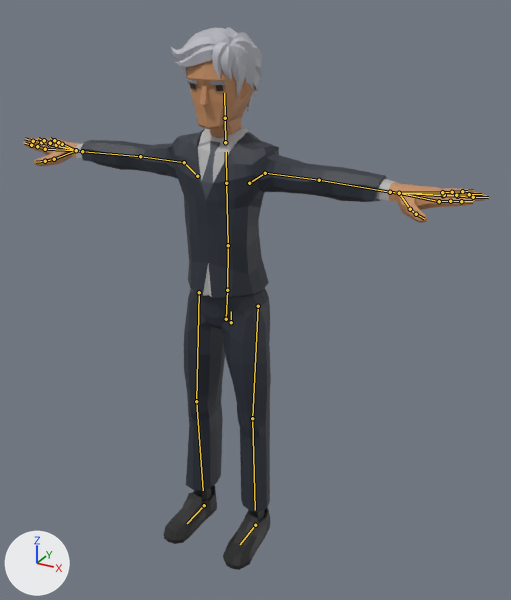
A saved change to the glTF model js/models/avatars/club-crowd-m6.glb.
One viewpoint serves both versions: a 50 mm lens placed at (1.182, -1.996, 1.96), pointed at (0.098, -0.024, 0.974). Every picture has the same lights, and +X, +Y and +Z are marked at lower left. The older version comes first. The bones that change, and the others that lie on the model, are drawn over the model as lines.

In view in the first picture: 'Suit_Body'.
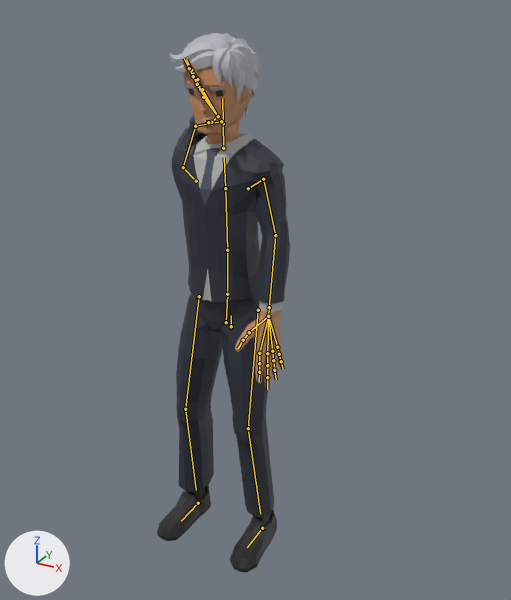
The newer file adds an action. The first version stands in its rest pose; the second is drawn at frame 62 of the action 'Smoke_Loop'.

The change, as a list of edits to the scene's bpy script:
```text
Change bone_body:
    where bone_body = bpy.data.objects['CharacterArmature'].pose.bones['Body']  # child of 'Root'
    bone_body.location: (0.0, 0.0, 0.0) -> (0.0, -0.015, 0.0)
Change bone_head:
    where bone_head = bpy.data.objects['CharacterArmature'].pose.bones['Head']  # child of 'Neck'
    bone_head.rotation_quaternion: (1.0, 0.0, 0.0, 0.0) -> (1.0, -0.012, 0.019, 0.001)  # degrees (0, 0, 0) -> degrees (-1, 2, 0)
Change bone_upperarm_l:
    where bone_upperarm_l = bpy.data.objects['CharacterArmature'].pose.bones['UpperArm.L']  # child of 'Shoulder.L'
    bone_upperarm_l.rotation_quaternion: (1.0, 0.0, 0.0, 0.0) -> (0.795, -0.606, -0.007, -0.041)  # degrees (0, 0, 0) -> degrees (-75, -3, -3)
Change bone_lowerarm_l:
    where bone_lowerarm_l = bpy.data.objects['CharacterArmature'].pose.bones['LowerArm.L']  # child of 'UpperArm.L'
    bone_lowerarm_l.rotation_quaternion: (1.0, 0.0, 0.0, 0.0) -> (0.983, -0.095, 0.149, -0.056)  # degrees (0, 0, 0) -> degrees (-12, 16, -8)
Change bone_wrist_l:
    where bone_wrist_l = bpy.data.objects['CharacterArmature'].pose.bones['Wrist.L']  # child of 'LowerArm.L'
    bone_wrist_l.rotation_quaternion: (1.0, 0.0, 0.0, 0.0) -> (0.999, -0.011, -0.033, -0.039)  # degrees (0, 0, 0) -> degrees (-1, -4, -4)
Change bone_shoulder_r:
    where bone_shoulder_r = bpy.data.objects['CharacterArmature'].pose.bones['Shoulder.R']  # child of 'Chest'
    bone_shoulder_r.rotation_quaternion: (1.0, 0.0, 0.0, 0.0) -> (-1.0, -0.014, -0.001, -0.02)  # degrees (0, 0, 0) -> degrees (2, 0, 2)
Change bone_upperarm_r:
    where bone_upperarm_r = bpy.data.objects['CharacterArmature'].pose.bones['UpperArm.R']  # child of 'Shoulder.R'
    bone_upperarm_r.rotation_quaternion: (1.0, 0.0, 0.0, 0.0) -> (-0.789, -0.357, 0.011, 0.5)  # degrees (0, 0, 0) -> degrees (38, 20, -58)
Change bone_lowerarm_r:
    where bone_lowerarm_r = bpy.data.objects['CharacterArmature'].pose.bones['LowerArm.R']  # child of 'UpperArm.R'
    bone_lowerarm_r.rotation_quaternion: (1.0, 0.0, 0.0, 0.0) -> (0.044, -0.11, -0.496, -0.86)  # degrees (0, 0, 0) -> degrees (60, -14, 178)
Change bone_wrist_r:
    where bone_wrist_r = bpy.data.objects['CharacterArmature'].pose.bones['Wrist.R']  # child of 'LowerArm.R'
    bone_wrist_r.rotation_quaternion: (1.0, 0.0, 0.0, 0.0) -> (-0.843, 0.05, 0.321, 0.429)  # degrees (0, 0, 0) -> degrees (14, -36, -58)
Change bone_upperleg_l:
    where bone_upperleg_l = bpy.data.objects['CharacterArmature'].pose.bones['UpperLeg.L']  # child of 'Body'
    bone_upperleg_l.rotation_quaternion: (1.0, 0.0, 0.0, 0.0) -> (0.998, -0.016, 0.0, 0.069)  # degrees (0, 0, 0) -> degrees (-2, 0, 8)
Change bone_lowerleg_l:
    where bone_lowerleg_l = bpy.data.objects['CharacterArmature'].pose.bones['LowerLeg.L']  # child of 'UpperLeg.L'
    bone_lowerleg_l.rotation_quaternion: (1.0, 0.0, 0.0, 0.0) -> (-0.993, -0.118, -0.004, 0.0)  # degrees (0, 0, 0) -> degrees (14, 0, 0)
Change bone_upperleg_r:
    where bone_upperleg_r = bpy.data.objects['CharacterArmature'].pose.bones['UpperLeg.R']  # child of 'Body'
    bone_upperleg_r.rotation_quaternion: (1.0, 0.0, 0.0, 0.0) -> (-0.998, 0.016, 0.0, 0.069)  # degrees (0, 0, 0) -> degrees (-2, 0, -8)
Change bone_lowerleg_r:
    where bone_lowerleg_r = bpy.data.objects['CharacterArmature'].pose.bones['LowerLeg.R']  # child of 'UpperLeg.R'
    bone_lowerleg_r.rotation_quaternion: (1.0, 0.0, 0.0, 0.0) -> (0.993, 0.118, -0.004, 0.0)  # degrees (0, 0, 0) -> degrees (14, 0, 0)
Change bone_foot_l:
    where bone_foot_l = bpy.data.objects['CharacterArmature'].pose.bones['Foot.L']  # child of 'Root'
    bone_foot_l.location: (0.0, 0.0, 0.0) -> (0.03, 0.0, 0.0)
Change bone_foot_r:
    where bone_foot_r = bpy.data.objects['CharacterArmature'].pose.bones['Foot.R']  # child of 'Root'
    bone_foot_r.location: (0.0, 0.0, 0.0) -> (-0.03, 0.0, 0.0)
```

Location of each change, (x1, y1, x2, y2) in pixels of the pictures (511 x 600 px):
'Suit_Body', posed (71% narrower): before (23, 27, 487, 570); after (157, 33, 290, 573)
bone 'Body', root to tip: before (231, 322) to (231, 311); after (231, 326) to (231, 315)
bone 'Head', root to tip: before (225, 118) to (224, 93); after (223, 123) to (222, 98)
bone 'UpperArm.L', root to tip: before (265, 173) to (319, 180); after (263, 179) to (275, 235)
bone 'LowerArm.L', root to tip: before (319, 180) to (390, 192); after (275, 235) to (269, 307)
bone 'Wrist.L', root to tip: before (390, 192) to (399, 193); after (269, 307) to (268, 316)
bone 'Shoulder.R', root to tip: before (197, 176) to (184, 162); after (196, 181) to (183, 167)
bone 'UpperArm.R', root to tip: before (184, 162) to (140, 156); after (183, 167) to (195, 126)
bone 'LowerArm.R', root to tip: before (140, 156) to (82, 151); after (195, 126) to (221, 121)
bone 'Wrist.R', root to tip: before (82, 151) to (76, 150); after (221, 121) to (218, 116)
bone 'UpperLeg.L', root to tip: before (258, 306) to (252, 418); after (258, 310) to (248, 428)
bone 'LowerLeg.L', root to tip: before (252, 418) to (255, 510); after (248, 428) to (260, 514)
bone 'UpperLeg.R', root to tip: before (199, 292) to (196, 401); after (199, 296) to (185, 409)
bone 'LowerLeg.R', root to tip: before (196, 401) to (203, 490); after (185, 409) to (196, 490)
bone 'Foot.L', root to tip: before (255, 525) to (240, 544); after (262, 528) to (247, 547)
bone 'Foot.R', root to tip: before (204, 505) to (187, 523); after (198, 503) to (181, 521)
